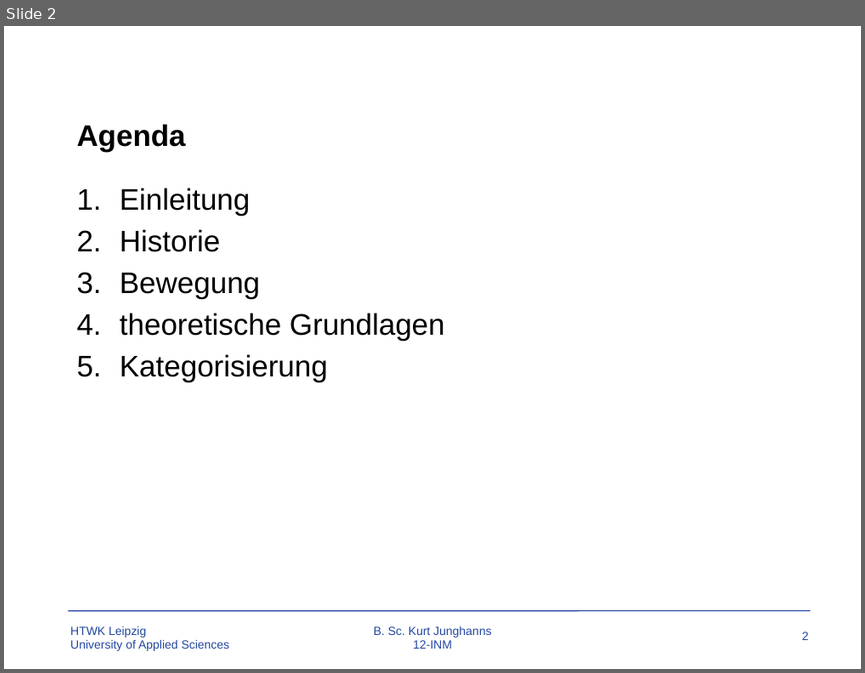
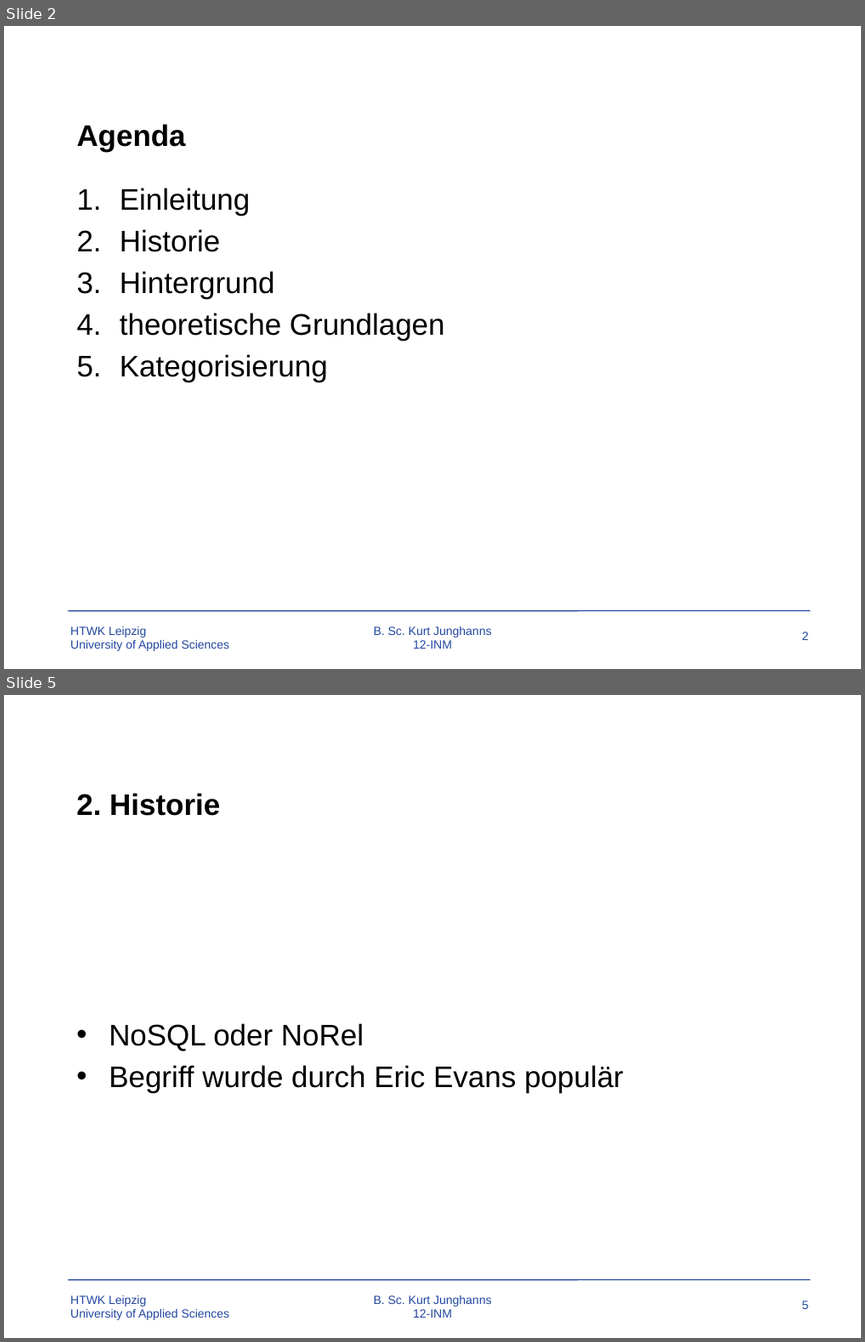
Before and after one commit to TBoonX/OS-Datenbanken, a slide deck: Praesentation.pptx. Shown one above the other, each under a label of ours: slide 2 before the commit, slides 2 and 5 after it; the slides between them are not shown. The pictures are 865x673 and 865x1342 pixels, drawn with LibreOffice and Linux fonts; fonts in the diff are those of the drawing; background and template pictures are left out. Boxes give left, top, right and bottom in pixels: in the first picture for what was removed or moved away, otherwise in the second. Text is boxed around its words. In the diff, an @@ line names an element or a change of style, - is before the commit and + after.

```diff
--- a/Praesentation.pptx
+++ b/Praesentation.pptx
@@ slide 5 added at box(4, 695, 861, 1338), background #FFFFFF; not listed: 4 template elements that a slide beside it also shows @@
@@ title added at box(76, 793, 220, 816), 25 pt, text #000000, bold @@
+2. Historie
@@ text added at box(109, 1023, 624, 1093), 25 pt, text #000000 @@
+• NoSQL oder NoRel
+• Begriff wurde durch Eric Evans populär
@@ slide 2 changed as well @@
@@ text at box(120, 271, 275, 299): text changed @@
-3. Bewegung
+3. Hintergrund
```
Also in this commit, not shown: 2 other slides changed, 24 other slides added, 1 slide removed, 20 other files.
